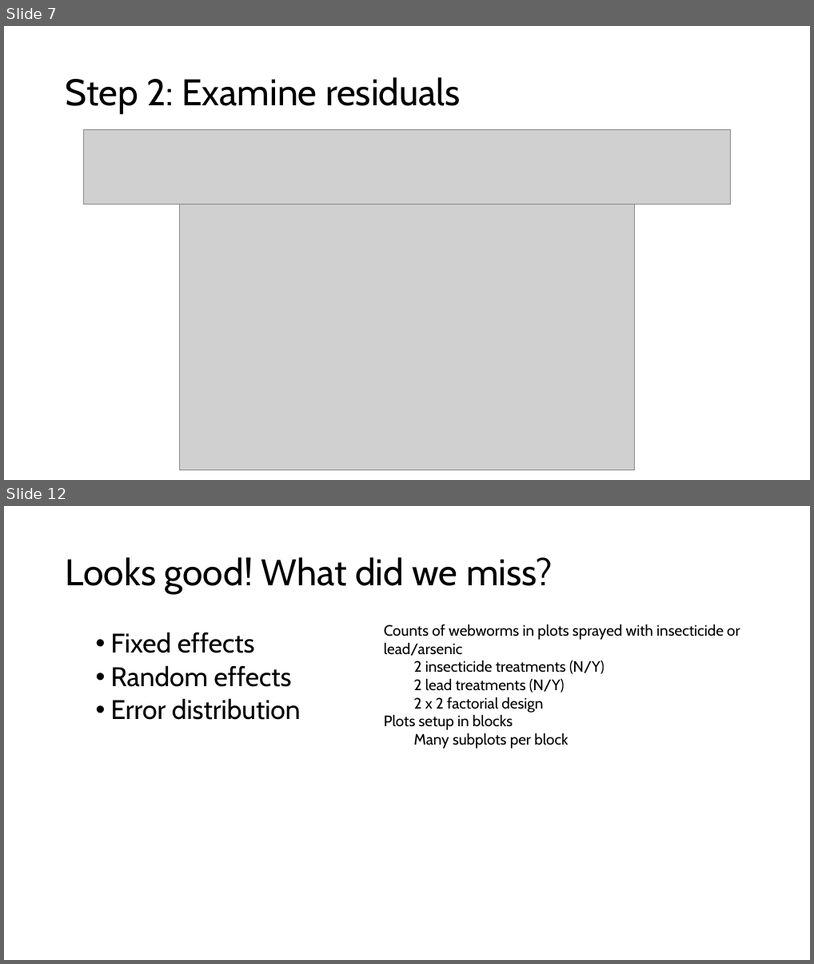
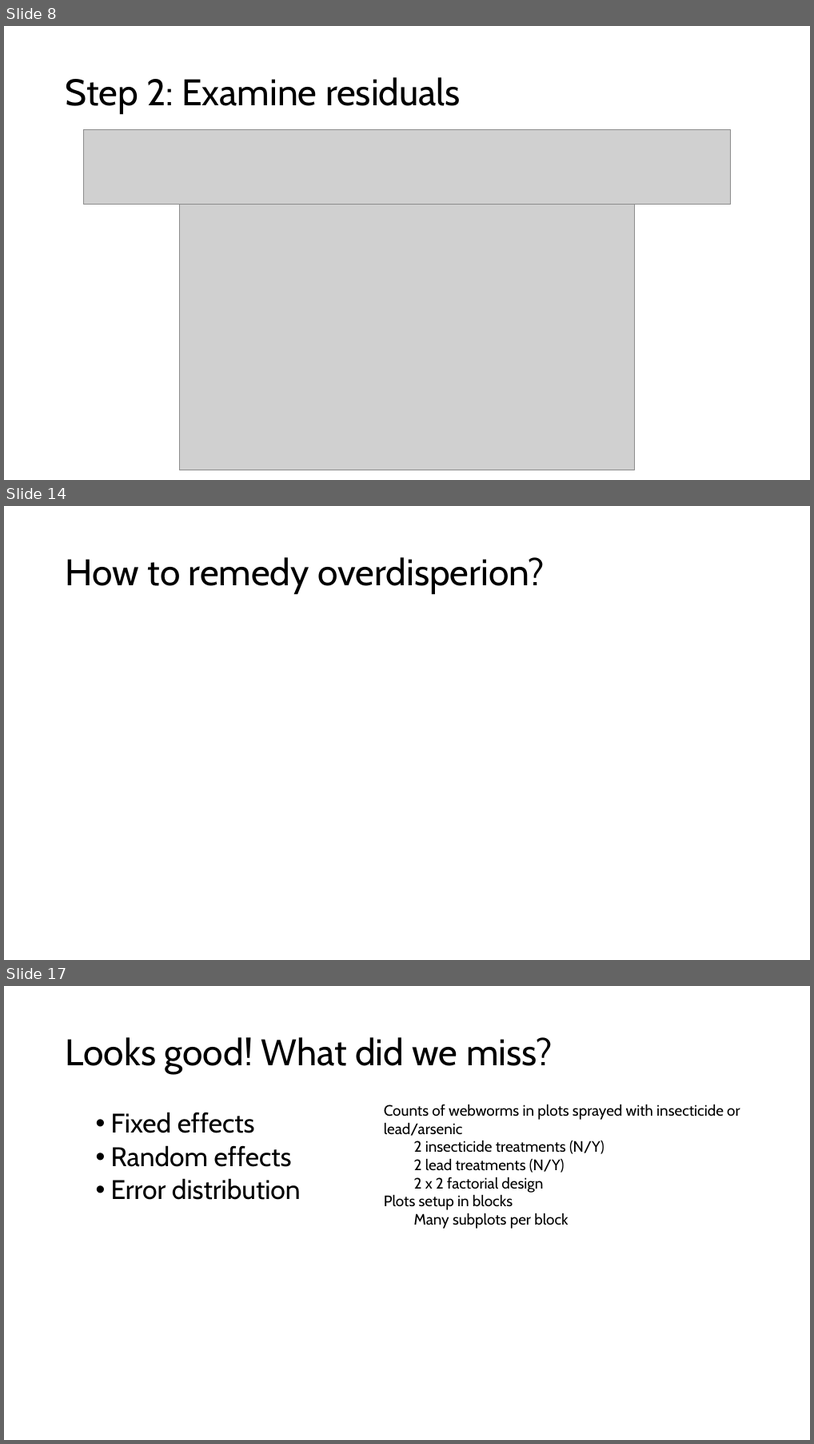
Before and after one commit to hahnp13/Workshops, a slide deck: Slides and materials/WorkedExample_GLMM_Counts.pptx. Shown one above the other, each under a label of ours: slides 7 and 12 before the commit, slides 8, 14 and 17 after it; the slides between them are not shown. The pictures are 814x964 and 814x1444 pixels, drawn with LibreOffice and Linux fonts; fonts in the diff are those of the drawing; grey boxes stand for pictures. Boxes give left, top, right and bottom in pixels: in the first picture for what was removed or moved away, otherwise in the second. Text is boxed around its words. In the diff, an @@ line names an element or a change of style, - is before the commit and + after.

```diff
--- a/Slides and materials/WorkedExample_GLMM_Counts.pptx
+++ b/Slides and materials/WorkedExample_GLMM_Counts.pptx
@@ slide 14 added at (x1=4, y1=506, x2=810, y2=960), background #FFFFFF @@
@@ title added at (x1=66, y1=557, x2=545, y2=594), 44 pt, text #000000 @@
+How to remedy overdisperion?
@@ what was slide 7 is now slide 8 @@
@@ what was slide 12 is now slide 17 @@
```
Also in this commit, not shown: 2 slides changed, 10 other slides added.
